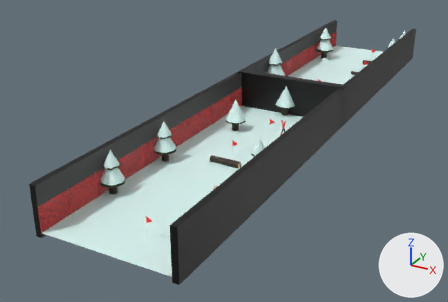
An edit to the glTF model app/models/scene1.gltf, drawn before and after from the same camera.
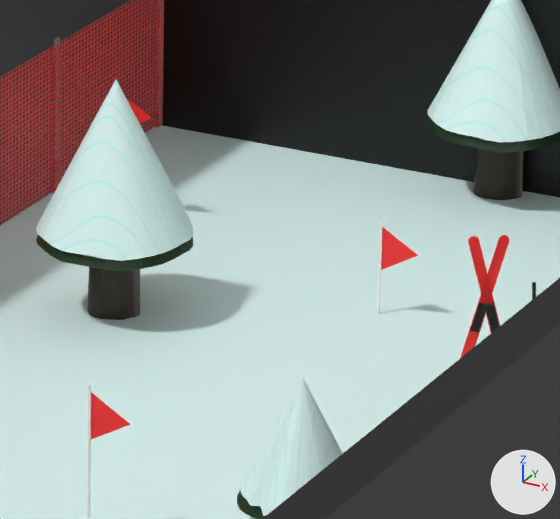
The first picture shows the older version from a 50 mm lens placed at (43.5, -61.1, 41.4), pointed at (-8.6, 33.6, -5.9). The close-ups show both versions on the part from 49% to 65% of the width and 30% to 52% of the height of that picture; other places that the commit changed are outside them. Every picture has the same lights, and +X, +Y and +Z are marked at lower right. Where no turn or scale is listed for an object, it has been applied to the vertices.

In view in the first close-up: 'Cube.018', 'Cube.019', 'Fence.004', 'Flag.009', 'Flag.010', 'Flag.011', 'Floor.010', 'Generate.004', 'Pinetree1.027', 'Pinetree1.077', 'Pinetree2.042', 'Skis.005'.
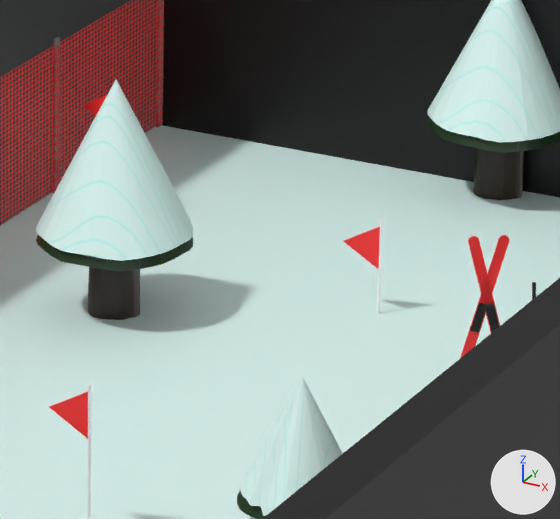
Diff of the bpy script that builds the scene:
```diff
--- a/app/models/scene1.gltf.py
+++ b/app/models/scene1.gltf.py
@@ ob_flag_009 @@
 ob_flag_009.location = (0.56, 19.73, 0.0)
-ob_flag_009.rotation_euler = (1.571, 0.0, 0.0)  # degrees (90, 0, 0)
+ob_flag_009.rotation_euler = (1.571, 0.0, -3.142)  # degrees (90, 0, -180)
@@ ob_flag_010 @@
 ob_flag_010.location = (0.57, 33.96, -1.09)
-ob_flag_010.rotation_euler = (1.571, 0.0, 0.0)  # degrees (90, 0, 0)
+ob_flag_010.rotation_euler = (1.571, 0.0, -3.142)  # degrees (90, 0, -180)
@@ ob_flag_011 @@
 ob_flag_011.location = (-7.72, 36.65, 0.0)
-ob_flag_011.rotation_euler = (1.571, 0.0, 0.0)  # degrees (90, 0, 0)
+ob_flag_011.rotation_euler = (1.571, 0.0, -3.142)  # degrees (90, 0, -180)
```

Boxes (x1, y1, x2, y2) around the edits, measured in the close-ups (560 x 519 px):
'Flag.009', turned
    before: (87, 384, 130, 519)
    after: (49, 384, 91, 519)
'Flag.010', turned
    before: (377, 220, 418, 314)
    after: (344, 220, 383, 314)
'Flag.011', turned
    before: (126, 98, 152, 123)
    after: (82, 95, 107, 117)
